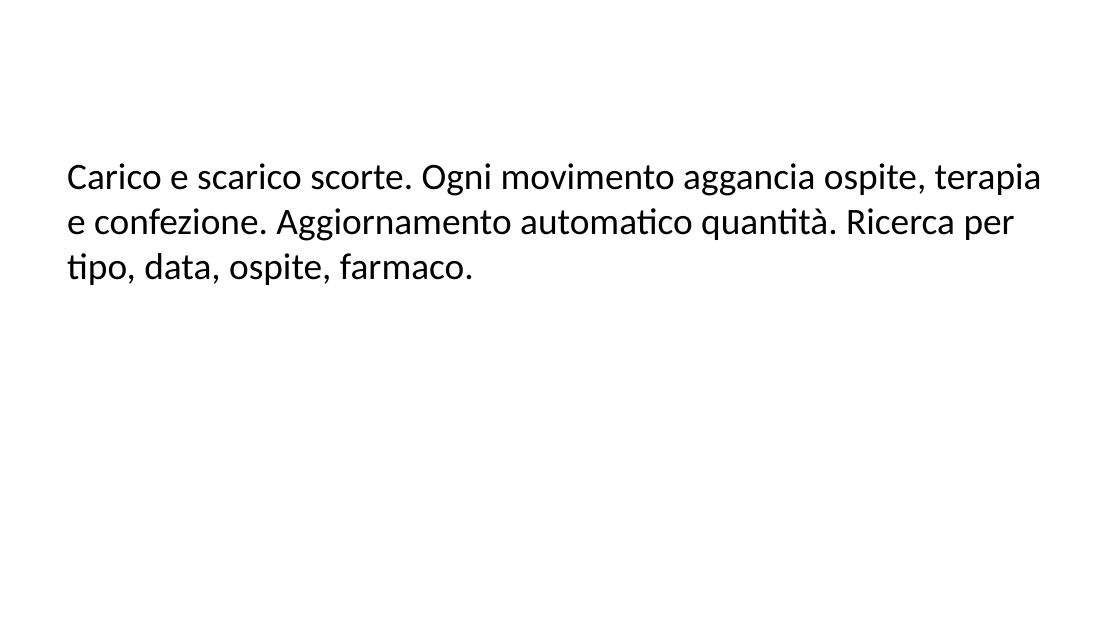
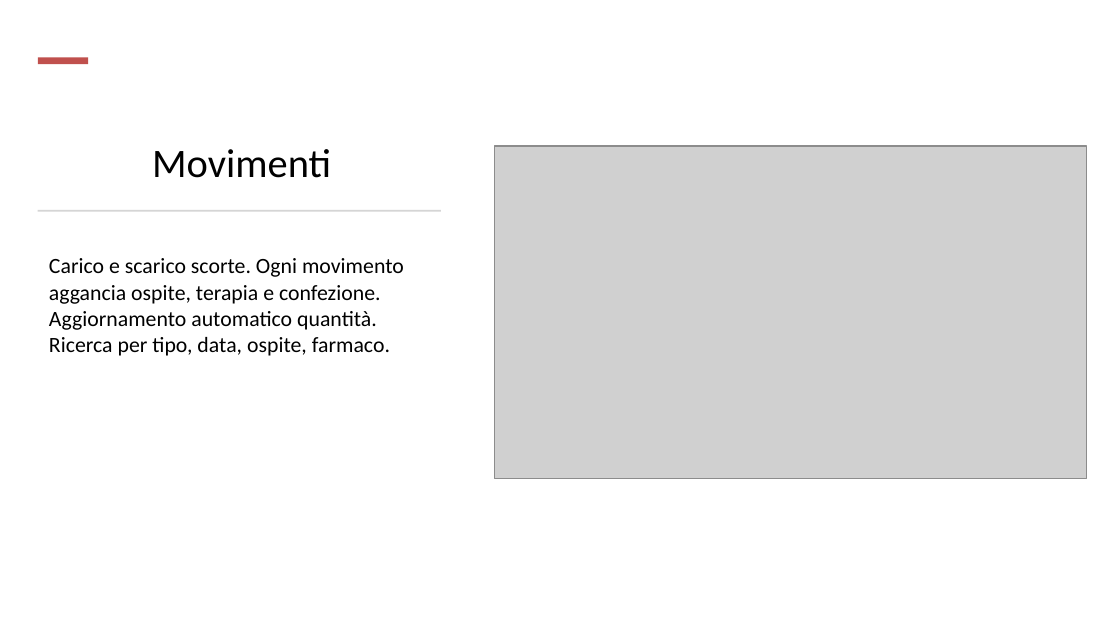
Before and after one commit to vgrazian/MediTrace, a slide deck: slide 6 of docs/presentation/medi-trace-editable.pptx (slide 11 before the commit). Drawn at 1120x630 pixels with LibreOffice and Linux fonts; fonts in the diff are those of the drawing; grey boxes stand for pictures. Boxes give left, top, right and bottom in pixels: in the first picture for what was removed or moved away, otherwise in the second. Text is boxed around its words. In the diff, an @@ line names an element or a change of style, - is before the commit and + after.

```diff
--- a/docs/presentation/medi-trace-editable.pptx
+++ b/docs/presentation/medi-trace-editable.pptx
@@ rectangle added at [38, 58, 88, 64], fill #C0504D @@
@@ title added at [152, 149, 331, 178], 26 pt, text #000000 @@
+Movimenti
@@ picture added at [495, 146, 1086, 478] @@
@@ rectangle added at [38, 209, 441, 211], fill #D5D5D5 @@
@@ text "Carico e scarico scorte. Ogni ...": place and size @@
-text "Carico e scarico scorte. Ogni ..." at [67, 163, 1042, 285]
+text "Carico e scarico scorte. Ogni ..." at [49, 258, 404, 356]
@@ text "Carico e scarico scorte. Ogni ..." at [49, 258, 404, 356]: size 24 to 14 pt; less space between paragraphs @@
```
Also in this commit, not shown: 15 other slides changed, 1 slide added, 10 slides removed, 27 other files.
